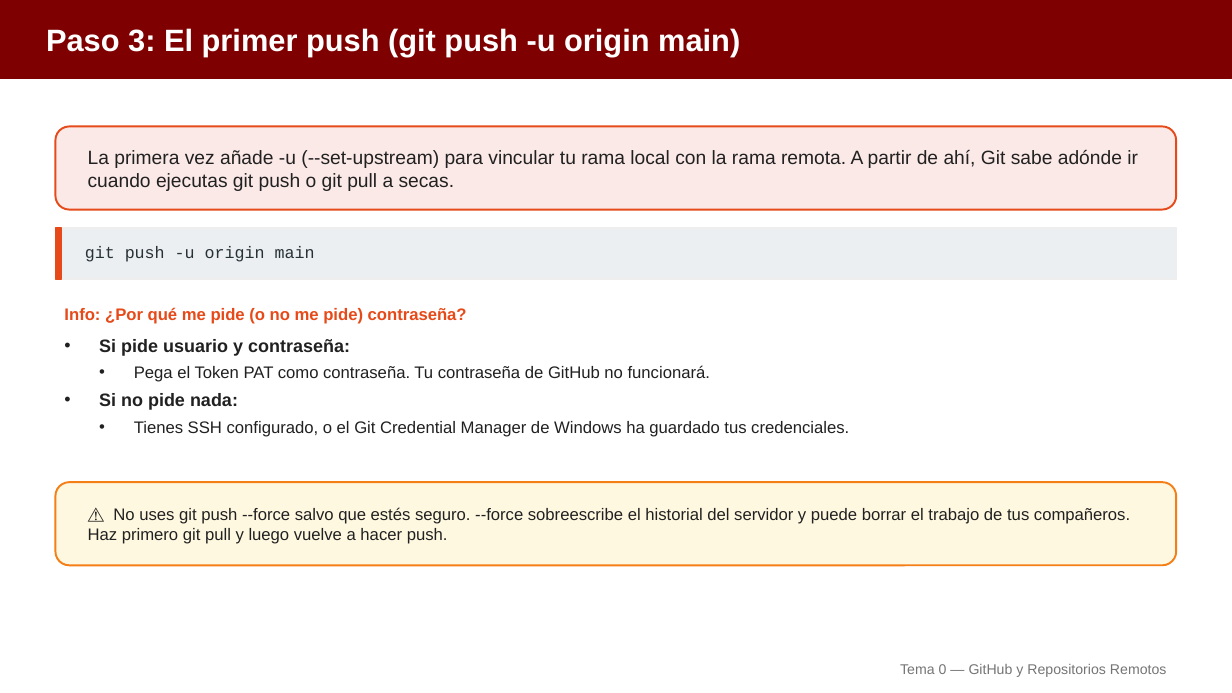
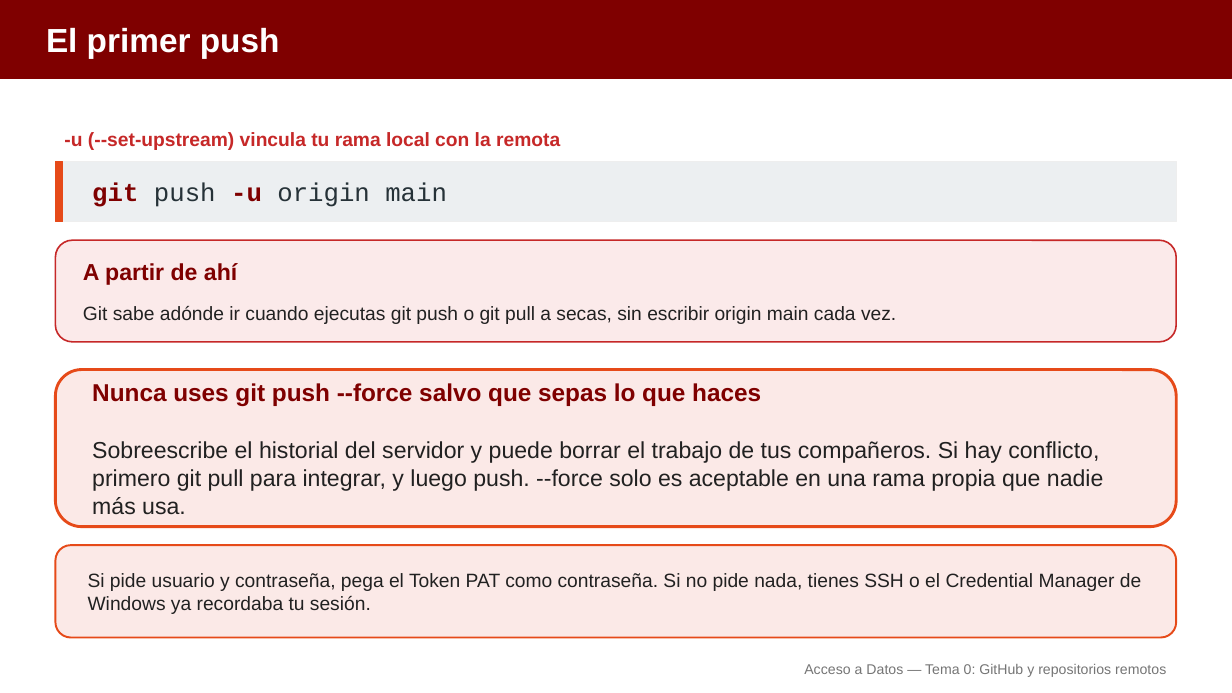
Before and after one commit to aitorventura/acceso-a-datos, a slide deck: slide 9 of docs/tema0/diapositivas/github.pptx (slide 16 before the commit). Drawn at 1232x693 pixels with LibreOffice and Linux fonts; fonts in the diff are those of the drawing. Boxes give left, top, right and bottom in pixels: in the first picture for what was removed or moved away, otherwise in the second. Text is boxed around its words. In the diff, an @@ line names an element or a change of style, - is before the commit and + after.

Commit message:
Rehace las diapositivas de Git y GitHub (Tema 0): menos diapositivas y más visuales
Agrupa por idea y sustituye texto por tarjetas, flujos y código con
sintaxis coloreada en los cinco decks de la subsección Git y GitHub
(introducción a Git, ramas, GitHub, colaboración y GitHub Actions).
Pasa de 130 a 67 diapositivas. Añade cinco infografías nuevas
reutilizables (staging, HEAD, local/remoto, fork+PR, anatomía de un
workflow).

```diff
--- a/docs/tema0/diapositivas/github.pptx
+++ b/docs/tema0/diapositivas/github.pptx
@@ text at [46,27,280,58]: text changed; size 24 to 26 pt @@
-Paso 3: El primer push (git push -u origin main)
+El primer push
@@ text at [64,132,560,150]: text changed; text colour #212121 to #C62828; bold on @@
-La primera vez añade -u (--set-upstream) para vincular tu rama local con la rama remota. A partir de ahí, Git sabe adónde ir cuando ejecutas git push o git pull a secas.
+-u (--set-upstream) vincula tu rama local con la remota
@@ rectangle: place and size @@
-rectangle at [55,228,1177,279]
+rectangle at [55,162,1177,222]
@@ rectangle: place and size @@
-rectangle at [55,228,62,279]
+rectangle at [55,162,63,222]
@@ text "git push -u origin main": place and size @@
-text "git push -u origin main" at [85,246,315,262]
+text "git push -u origin main" at [92,182,447,207]
@@ text "git push -u origin main" at [92,182,447,207]: size 13 to 20 pt; text colour #263238 to #7F0000, bold on in "git -u" @@
@@ rounded rectangle added at [55,240,1177,342], fill #FBEAEA, outline #C62828 1.25 pt @@
@@ text at [83,263,237,285]: text changed; size 13 to 18 pt; text colour #E64A19 to #7F0000 @@
-Info: ¿Por qué me pide (o no me pide) contraseña?
+A partir de ahí
@@ text at [83,306,896,324]: text changed; size 13 to 15 pt @@
-• Si pide usuario y contraseña:
-  • Pega el Token PAT como contraseña. Tu contraseña de GitHub no funcionará.
-• Si no pide nada:
-  • Tienes SSH configurado, o el Git Credential Manager de Windows ha guardado tus credenciales.
+Git sabe adónde ir cuando ejecutas git push o git pull a secas, sin escribir origin main cada vez.
@@ rounded rectangle: place and size @@
-rounded rectangle at [55,482,1177,566]
+rounded rectangle at [55,370,1177,527]
@@ rounded rectangle at [55,370,1177,527]: fill #FFF8E1 to #FBE9E7; outline #F57F17 1.5 pt to #E64A19 2.25 pt @@
@@ text at [92,383,1104,515]: text changed; size 13 to 18 pt @@
-⚠️ No uses git push --force salvo que estés seguro. --force sobreescribe el historial del servidor y puede borrar el trabajo de tus compañeros. Haz primero git pull y luego vuelve a hacer push.
+Nunca uses git push --force salvo que sepas lo que haces
+Sobreescribe el historial del servidor y puede borrar el trabajo de tus compañeros. Si hay conflicto, primero git pull para integrar, y luego push. --force solo es aceptable en una rama propia que nadie más usa.
@@ rounded rectangle: place and size @@
-rounded rectangle at [55,127,1177,210]
+rounded rectangle at [55,545,1177,638]
@@ text added at [88,573,1141,614], 15 pt, text #212121 @@
+Si pide usuario y contraseña, pega el Token PAT como contraseña. Si no pide nada, tienes SSH o el Credential Manager de Windows ya recordaba tu sesión.
@@ text at [804,664,1166,677]: text changed @@
-Tema 0 — GitHub y Repositorios Remotos
+Acceso a Datos — Tema 0: GitHub y repositorios remotos
```
Also in this commit, not shown: 14 other slides changed, 1 slide added, 19 slides removed, 14 other files.
